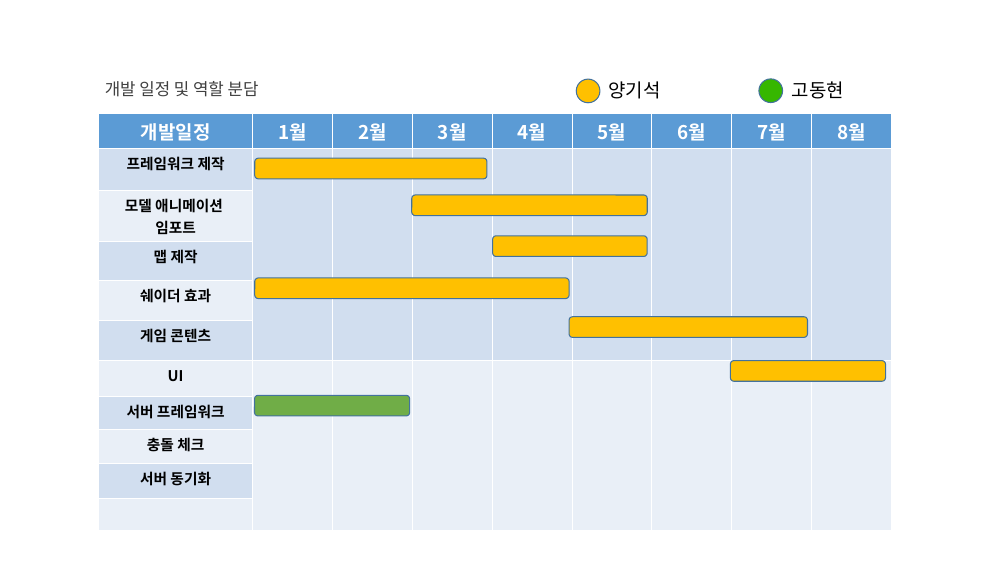
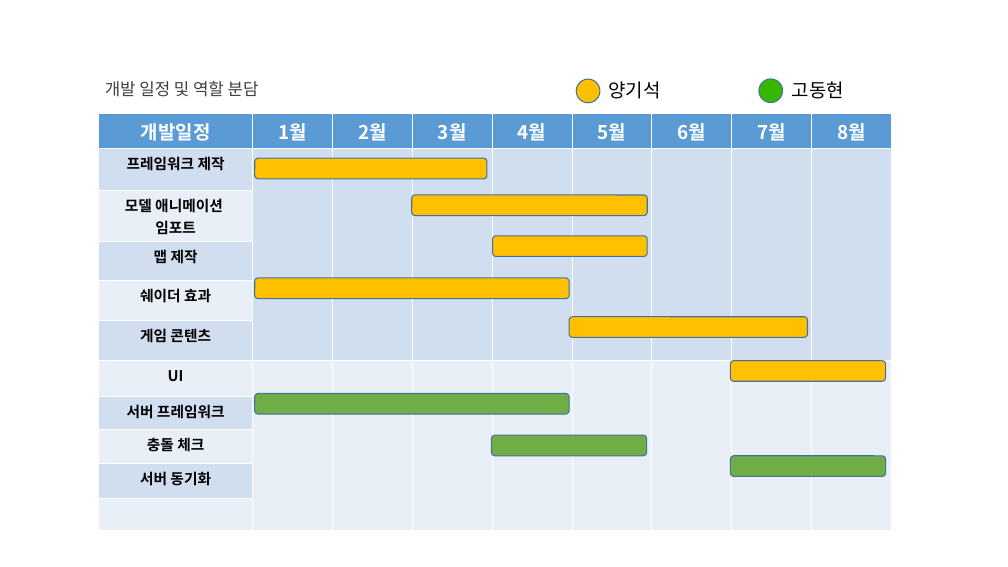
Before and after one commit to YKTeam/Room503, a slide deck: slide 1 of Document/일정표(임시)_12_08.pptx. Drawn at 1008x567 pixels with LibreOffice and Linux fonts; fonts in the diff are those of the drawing. Boxes give left, top, right and bottom in pixels: in the first picture for what was removed or moved away, otherwise in the second. Text is boxed around its words. In the diff, an @@ line names an element or a change of style, - is before the commit and + after.

Commit message:
ppt수정본
난잡한 ppt 간결하게 만들기.

```diff
--- a/Document/일정표(임시)_12_08.pptx
+++ b/Document/일정표(임시)_12_08.pptx
@@ rounded rectangle: place and size @@
-rounded rectangle at (255,395,410,416)
+rounded rectangle at (255,393,569,414)
@@ rounded rectangle added at (492,436,647,456), fill #70AD47, outline #43739E 1 pt @@
@@ rounded rectangle added at (730,456,885,476), fill #70AD47, outline #43739E 1 pt @@
```
Also in this commit, not shown: 2 other files.
